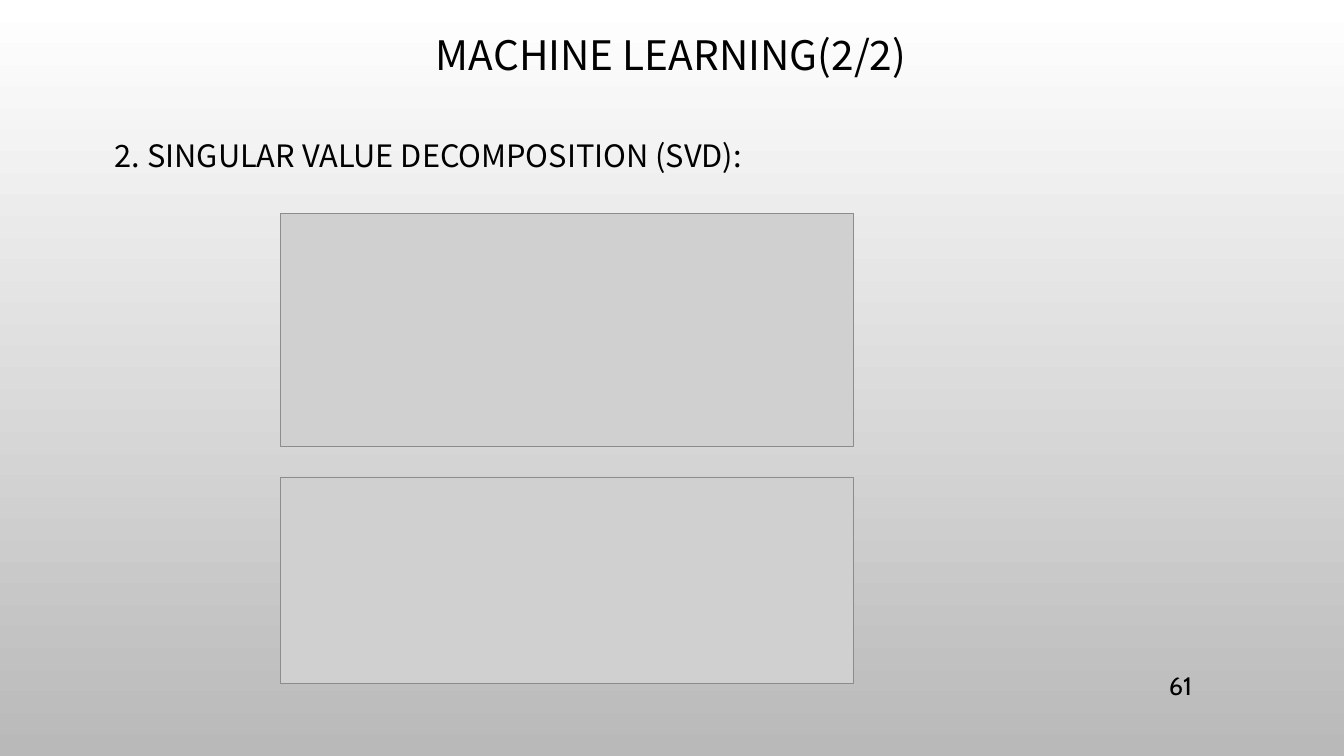
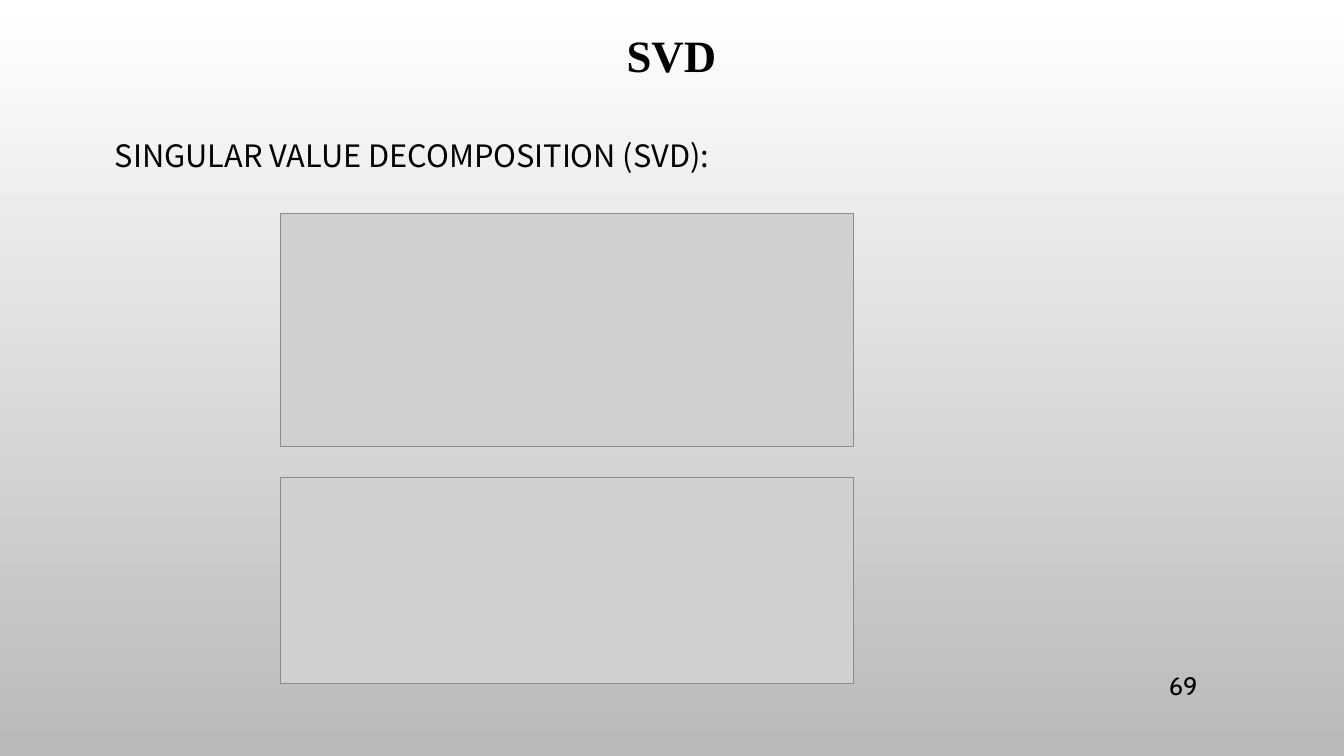
Before and after one commit to ancestor9/mathematics-for-machine-learning, a slide deck: slide 69 of 7_Applications of mathematics.pptx (slide 61 before the commit). Drawn at 1344x756 pixels with LibreOffice and Linux fonts; fonts in the diff are those of the drawing; grey boxes stand for pictures; background and template pictures are left out. Boxes give left, top, right and bottom in pixels: in the first picture for what was removed or moved away, otherwise in the second. Text is boxed around its words. In the diff, an @@ line names an element or a change of style, - is before the commit and + after.

```diff
--- a/7_Applications of mathematics.pptx
+++ b/7_Applications of mathematics.pptx
@@ title at box(627, 42, 717, 73): text changed; size 29 to 32 pt; font Noto Sans CJK KR to Times New Roman; bold on @@
-MACHINE LEARNING(2/2)
+SVD
@@ text at box(115, 142, 710, 173): text changed @@
-2. SINGULAR VALUE DECOMPOSITION (SVD):
+SINGULAR VALUE DECOMPOSITION (SVD):
@@ page number at box(1169, 677, 1198, 696): text changed @@
-61
+69
```
Also in this commit, not shown: 3 other slides changed, 8 slides added, 1 other file.
